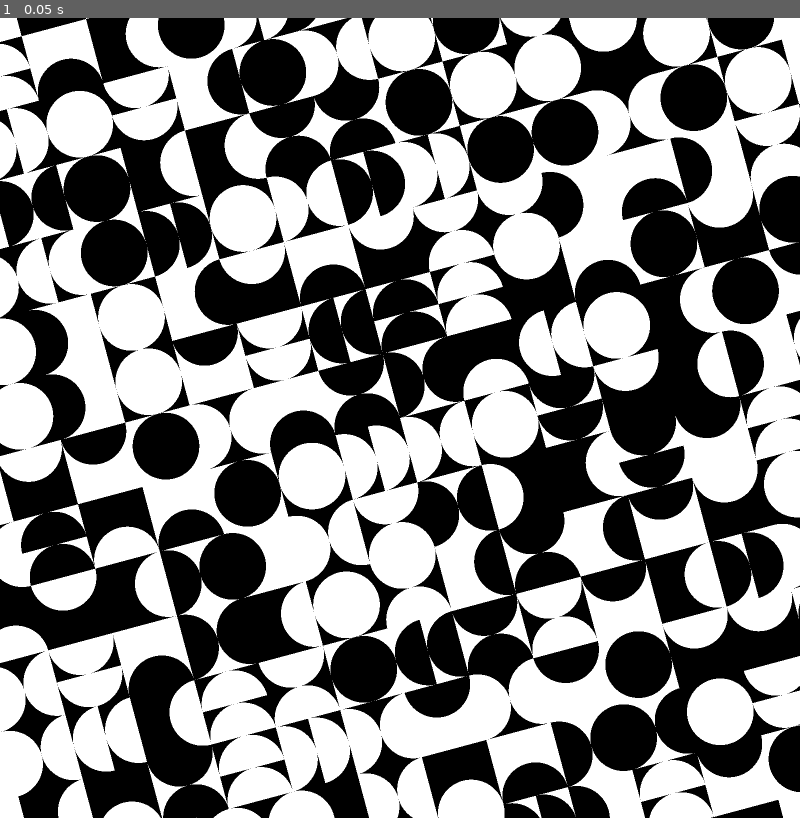
Above: before the commit, frame 1.
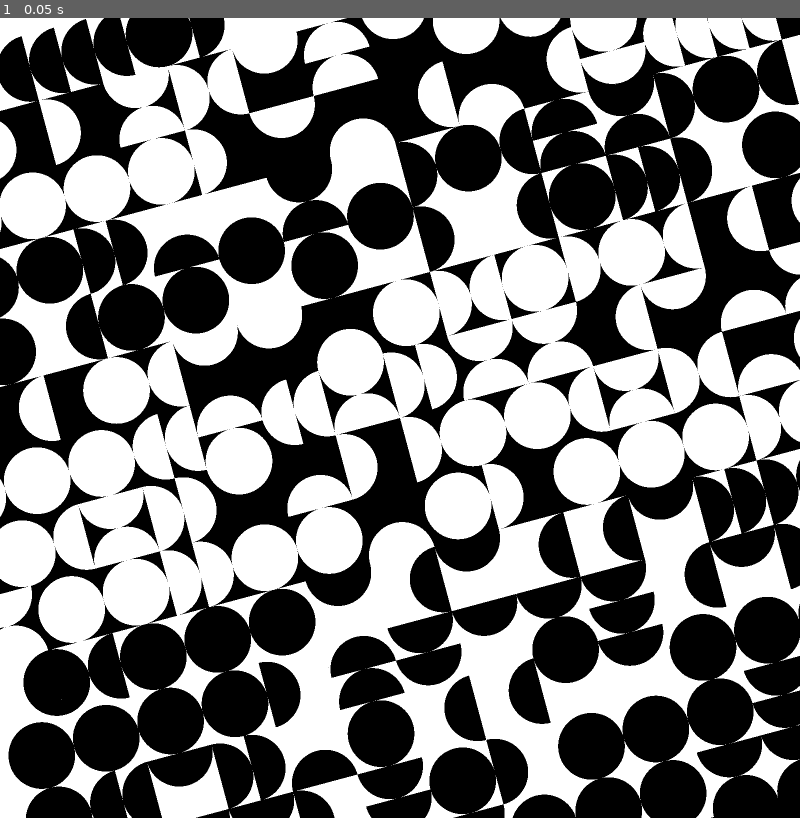
Above: after the commit, the same moment.

Repository: rio-raimundo/Sykora-painting-recreation
Game: Godot game, scene res://scenes/main.tscn
The game is run twice, just before and just after one commit, with the same random seed, the same clock (stepped at 60 frames per second) and the same inputs.
Inputs:
- Up to frame 1 (0.05 s): no input

The runs differ from the first frame. In frame 1, 54% of the frame differs, in the area x 0-100%, y 0-100%.

Commit message:
Cleaned up the pattern_idx generation code

Diff:
--- a/scripts/grid.gd
+++ b/scripts/grid.gd
@@ -1,39 +1,19 @@
-# TODO HAVE THE PATTERN IDX BE WEIGHTED BY NEARBY TILES - 'sticky'
-
 extends Node2D
-
-class Point:
-	var x: float
-	var y: float
-
-	func _init(x: float, y: float):
-		self.x = x
-		self.y = y
-
-class GridSquareAttributes:
-	var is_vertical: bool  # whether pattern_idxs within are vertically or horizontally aligned
-	var is_white: bool
-
-	func _init(is_vertical: bool, is_white: bool):
-		self.is_vertical = is_vertical
-		self.is_white = is_white
 
 # Declare variables
 const N_CELLS: int = 12
+const WORLD_ROTATION: float = -PI/12
 const N_SEMICIRCLE_SEGMENTS: int = 64
-const WORLD_ROTATION: float = -PI/12
+
+# Probabilities
+const P_IS_WHITE = 0.5
+const P_IS_VERTICAL = 0.5
+# Single edge, double stacked, circle, two facing inwards
+const P_PATTERNS_STARTING = [0.4, 0.2, 0.2, 0.2]
 
 # Calculated variables
 const EXTRA_DRAWN = max(1, N_CELLS/6) * 2  # should always be even
 const N_DRAWN_CELLS: int = N_CELLS + EXTRA_DRAWN
-const TOTAL_CELLS: int = N_CELLS**2
-
-# Probabilities
-const PROB_WHITE_SQUARE = 0.5
-const PROB_SEMICIRCLE = 0.5
-const PROB_VERTICAL = 0.5
-# Single edge, double stacked, circle, two facing inwards
-const SEMICIRCLE_PATTERN_PROBABILITIES = [0.4, 0.2, 0.2, 0.2]
 
 # Initialise variables
 var win_dim
@@ -44,19 +24,38 @@
 var grid_squares = []
 var pattern_idxs = []
 
+
+# --- CLASS DEFINTIIONS ---
+class GridSquareAttributes:
+	var is_vertical: bool  # whether pattern_idxs within are vertically or horizontally aligned
+	var is_white: bool
+	var pattern_idx: int
+
+	func _init(is_vertical: bool, is_white: bool, pattern_idx):
+		self.is_vertical = is_vertical
+		self.is_white = is_white
+		self.pattern_idx = pattern_idx
+
+
+# --- MAIN FUNCTIONS ---
 func _ready():
 	# Seed the random seed generator with a unique value
 	randomize()
 
 	# Randomly generate our grid square colors
-	for x in range(N_DRAWN_CELLS):
+	for row in range(N_DRAWN_CELLS):
 		grid_squares.append([])
-		pattern_idxs.append([])
-		for y in range(N_DRAWN_CELLS):
-			var is_vertical = randf() < PROB_VERTICAL  # 0 is horizontal, 1 is vertical
-			var is_white = randf() < PROB_WHITE_SQUARE
-			grid_squares[x].append(GridSquareAttributes.new(is_vertical, is_white))
-			pattern_idxs[x].append([])
+
+		# All squares in the same row have the same color
+		var is_white = randf() < P_IS_WHITE
+
+		for col in range(N_DRAWN_CELLS):
+			var is_vertical = randf() < P_IS_VERTICAL  # 0 is horizontal, 1 is vertical
+			grid_squares[row].append(GridSquareAttributes.new(
+				is_vertical,
+				is_white,
+				weighted_random(P_PATTERNS_STARTING)
+			))
 
 	queue_redraw()
 
@@ -71,12 +70,12 @@
 		centre_point = Vector2(grid_length/2, grid_length/2)
 
 	# Draw all grid squares first
-	for x in range(N_DRAWN_CELLS):
-		for y in range(N_DRAWN_CELLS):
-			var g = grid_squares[x][y]
+	for row in range(N_DRAWN_CELLS):
+		for col in range(N_DRAWN_CELLS):
+			var g = grid_squares[row][col]
 
 			# Define x and y of top left corner
-			var origin = Vector2((x-EXTRA_DRAWN/2)*cell_length, (y-EXTRA_DRAWN/2)*cell_length)
+			var origin = Vector2((col-EXTRA_DRAWN/2)*cell_length, (row-EXTRA_DRAWN/2)*cell_length)
 
 			# Define grid square attributes and draw it
 			var grid_color = to_color(g.is_white)
@@ -85,38 +84,18 @@
 				[grid_color]
 			)
 
-			# For each grid, we pick one of the semicircle patterns to draw over the top
-			# On the first passthrough we just generate them randomly and save to the pattern idxs.
-			pattern_idxs[x][y] = weighted_random(SEMICIRCLE_PATTERN_PROBABILITIES)
-
-	for x in range(1, N_DRAWN_CELLS-1):
-		for y in range(1, N_DRAWN_CELLS-1):
-			var g = grid_squares[x][y]
-			var origin = Vector2((x-EXTRA_DRAWN/2)*cell_length, (y-EXTRA_DRAWN/2)*cell_length)
-
-			# Find the new pattern idx by using a weighted sum of the surrounding nine squares
-			var squares = [
-				Vector2(x-1, y-1), Vector2(x-1, y), Vector2(x-1, y+1),
-				Vector2(x, y-1), Vector2(x, y), Vector2(x, y+1),
-				Vector2(x+1, y-1), Vector2(x+1, y), Vector2(x+1, y+1),
-			]
-			var pidxs = []
-			for square in squares:
-				# print(pattern_idxs[square.x][square.y])
-				pidxs.append(pattern_idxs[int(square.x)][int(square.y)])
-
-
-			# Count how many of each idx we have and store it in the idx
-			var counts = []; for idx in range(4): counts.append(0)
-			for val in pidxs: counts[val] += 1
-
-			# print(counts)
-			var pattern_idx = weighted_random(counts)
-			# print("(%d, %d) = %d" % [x, y, pattern_idx])
-			draw_semicircle_pattern(origin + Vector2(cell_length/2, cell_length/2), pattern_idx, to_color(!g.is_white))
-
-	# Do a second passthrough of pattern_idxs, using the
-
+			# --- GENERATE NEW PATTERN IDK ---
+			# We use a weighted sum of the squares on that row to generate the pidx
+			if (row in range(1, N_DRAWN_CELLS-1)) and (col in range(1, N_DRAWN_CELLS-1)):
+				var counts = [0, 0, 0, 0]
+				var squares = _gen_three_surrounding(row, col)
+				for square in squares: counts[grid_squares[square.x][square.y].pattern_idx] += 1
+
+				draw_semicircle_pattern(
+					origin + Vector2(cell_length/2, cell_length/2),
+					weighted_random(counts),
+					to_color(!g.is_white)
+				)
 
 # Helper functions
 static func sum(array):
@@ -235,3 +214,28 @@
 	for idx in range(4): points[idx] = rotate_by(points[idx], angle, origin + dimensions/2)
 
 	return points
+
+
+
+# Unused structs
+func _gen_nine_surrounding(row, col):
+	# Generate cardinals and diagonals
+	return [
+		Vector2i(row-1, col-1), Vector2i(row-1, col), Vector2i(row-1, col+1),
+		Vector2i(row,   col-1), Vector2i(row,   col), Vector2i(row,   col+1),
+		Vector2i(row+1, col-1), Vector2i(row+1, col), Vector2i(row+1, col+1),
+	]
+
+func _gen_five_surrounding(row, col):
+	# Only generate on the cardinals
+	return [
+								Vector2i(row-1, col),
+		Vector2i(row,   col-1), Vector2i(row,   col), Vector2i(row,   col+1),
+								Vector2i(row+1, col),
+	]
+
+func _gen_three_surrounding(row, col):
+	# Only generate on the same row
+	return [
+		Vector2i(row,   col-1), Vector2i(row,   col), Vector2i(row,   col+1),
+	]
